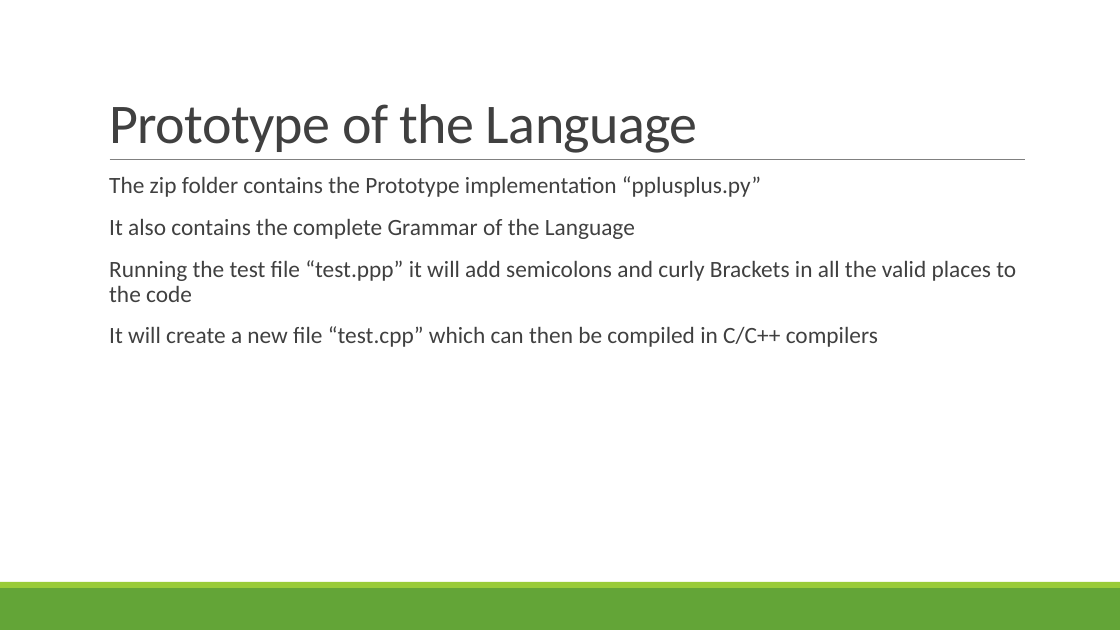
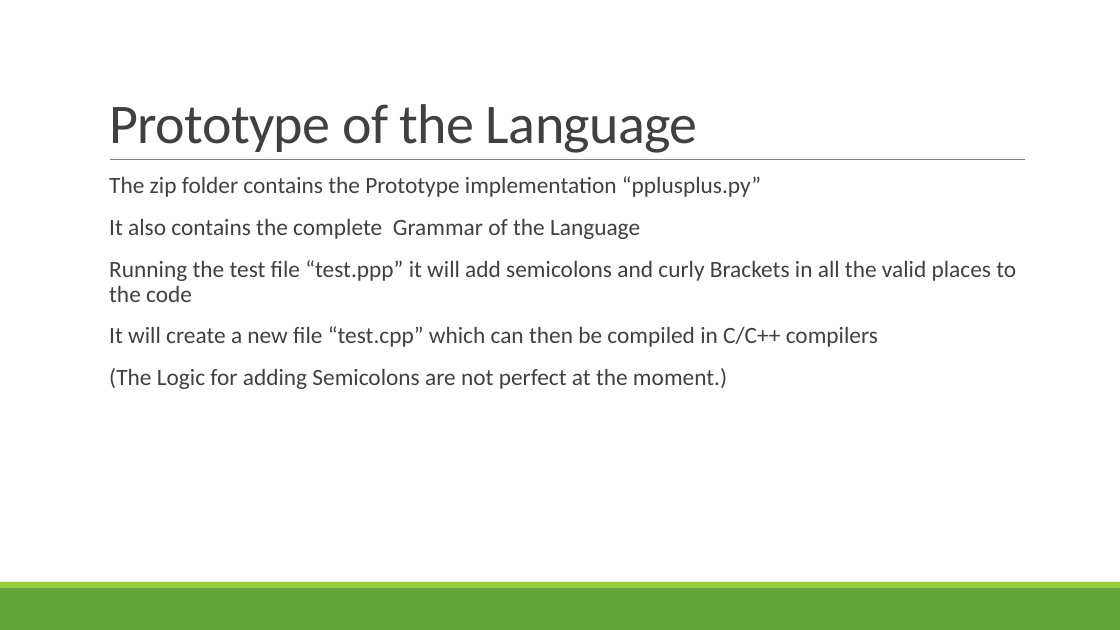
Before and after one commit to flo100500/p-, a slide deck: slide 12 of P++.pptx. Drawn at 1120x630 pixels with LibreOffice and Linux fonts; fonts in the diff are those of the drawing. Boxes give left, top, right and bottom in pixels: in the first picture for what was removed or moved away, otherwise in the second. Text is boxed around its words. In the diff, an @@ line names an element or a change of style, - is before the commit and + after.

```diff
--- a/P++.pptx
+++ b/P++.pptx
@@ text at (109, 368, 727, 389): paragraph added @@
+  (The Logic for adding Semicolons are not perfect at the moment.)
```
Also in this commit, not shown: 4 other slides changed.
